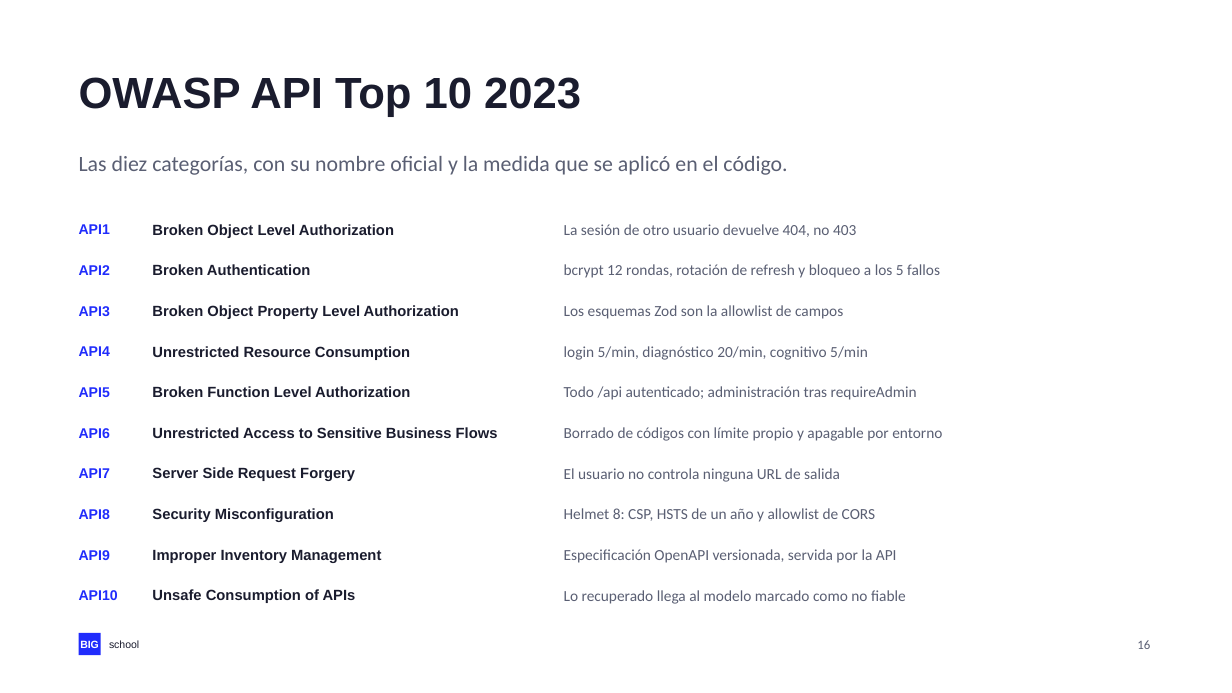
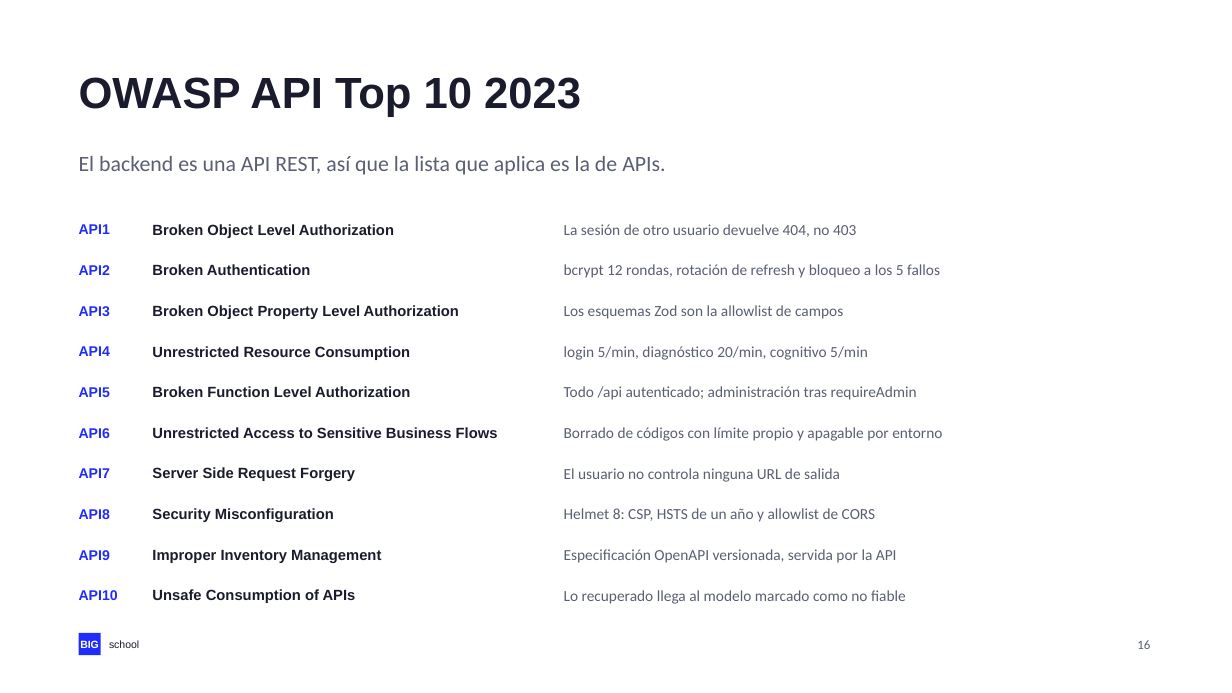
Before and after one commit to NovilloQuinta/intelligent-automotive-diagnostics, a slide deck: slide 16 of docs/presentacion/tfm-intelligent-automotive-diagnostics.pptx. Drawn at 1232x693 pixels with LibreOffice and Linux fonts; fonts in the diff are those of the drawing. Boxes give left, top, right and bottom in pixels: in the first picture for what was removed or moved away, otherwise in the second. Text is boxed around its words. In the diff, an @@ line names an element or a change of style, - is before the commit and + after.

Commit message:
docs(tfm): explicar por que la lista de APIs y no la de web

```diff
--- a/docs/presentacion/tfm-intelligent-automotive-diagnostics.pptx
+++ b/docs/presentacion/tfm-intelligent-automotive-diagnostics.pptx
@@ text at [79, 156, 665, 175]: text changed @@
-Las diez categorías, con su nombre oficial y la medida que se aplicó en el código.
+El backend es una API REST, así que la lista que aplica es la de APIs.
```
Also in this commit, not shown: 2 other files.
